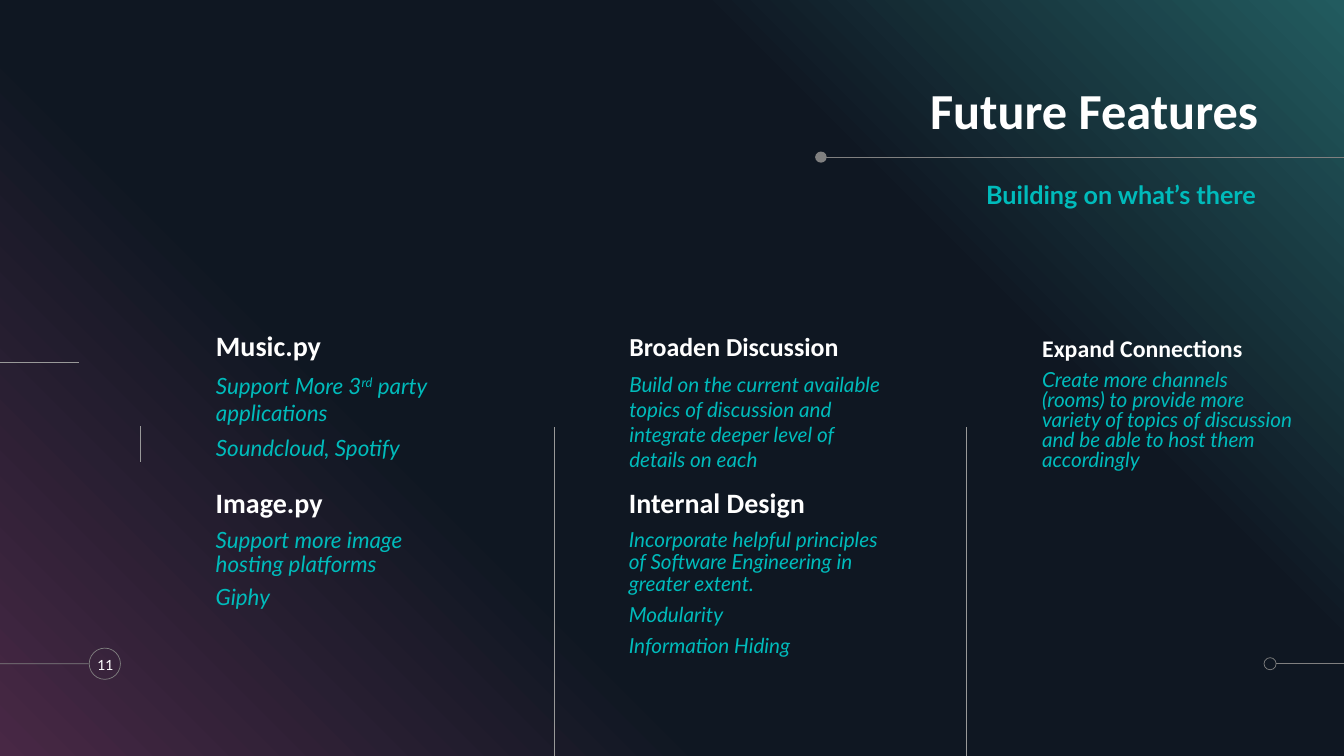
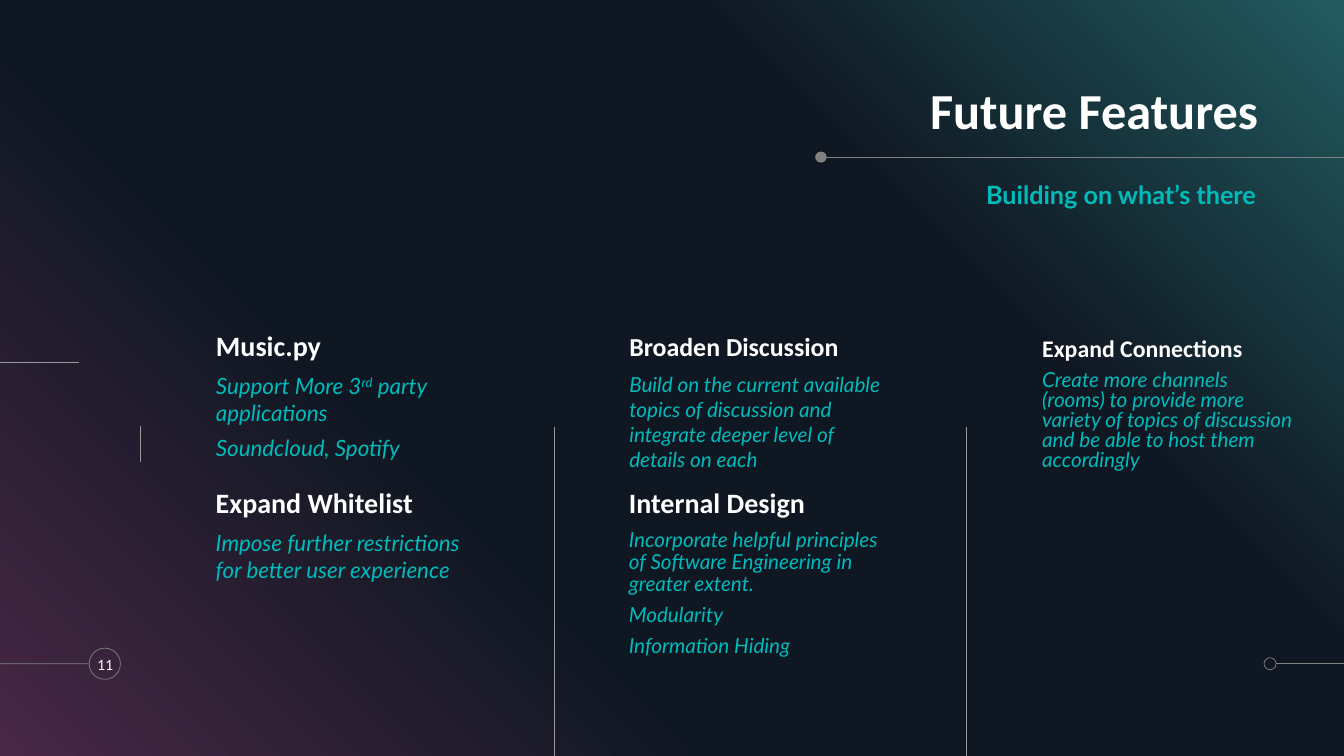
Before and after one commit to Deffdread/RDB-V2-Chatbot, a slide deck: slide 11 of Documents/3XA3_Presentation_2.pptx. Drawn at 1344x756 pixels with LibreOffice and Linux fonts; fonts in the diff are those of the drawing. Boxes give left, top, right and bottom in pixels: in the first picture for what was removed or moved away, otherwise in the second. Text is boxed around its words. In the diff, an @@ line names an element or a change of style, - is before the commit and + after.

Commit message:
changes

```diff
--- a/Documents/3XA3_Presentation_2.pptx
+++ b/Documents/3XA3_Presentation_2.pptx
@@ text at (x1=216, y1=493, x2=413, y2=518): text changed @@
-Image.py
+Expand Whitelist
@@ text at (x1=216, y1=534, x2=460, y2=582): text changed @@
-Support more image hosting platforms
-Giphy
+Impose further restrictions for better user experience
```
